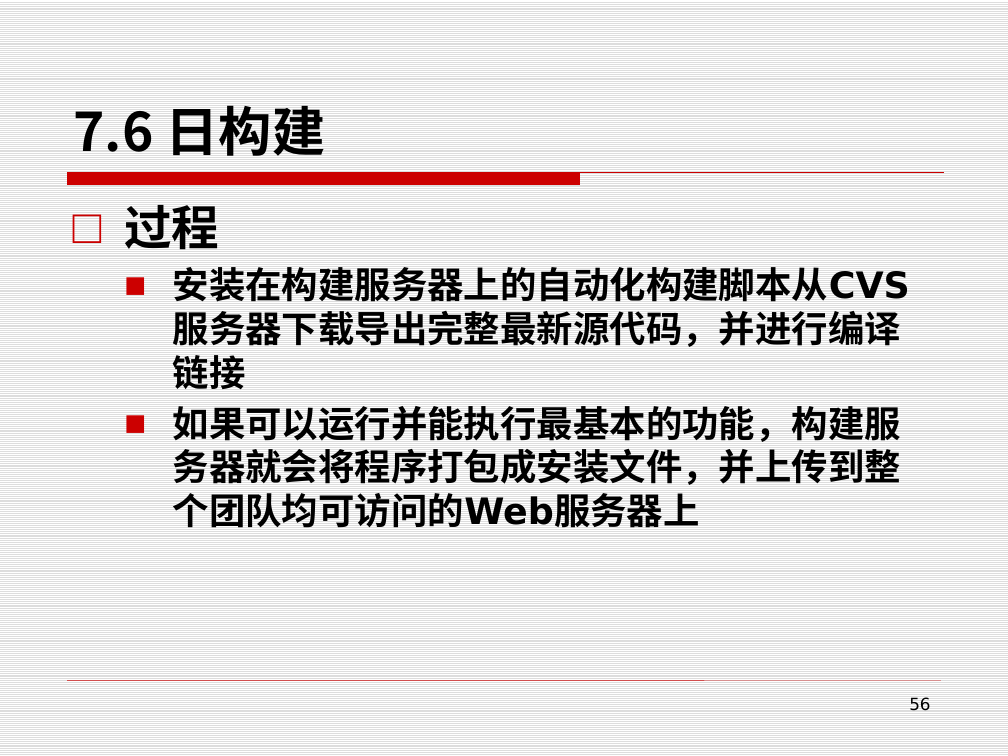
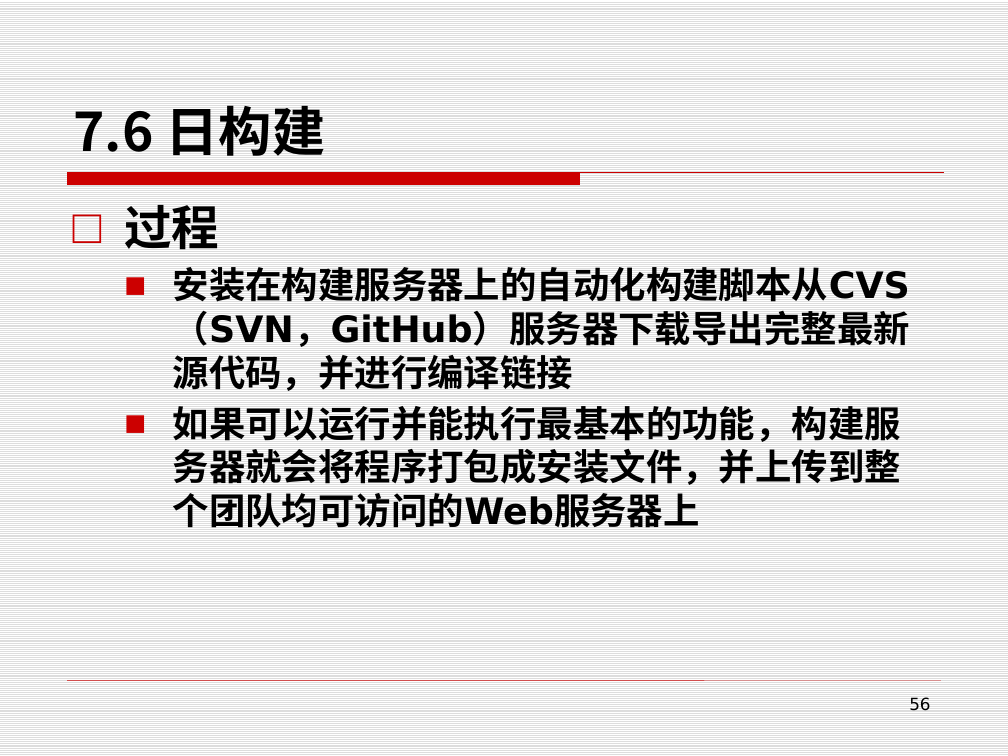
Before and after one commit to edu2act/course-foundation-software-tesing, a slide deck: slide 56 of PPT/第三部分 软件测试应用/7 单元测试.pptx. Drawn at 1008x756 pixels with LibreOffice and Linux fonts; fonts in the diff are those of the drawing. Boxes give left, top, right and bottom in pixels: in the first picture for what was removed or moved away, otherwise in the second. Text is boxed around its words. In the diff, an @@ line names an element or a change of style, - is before the commit and + after.

```diff
--- a/PPT/第三部分 软件测试应用/7 单元测试.pptx
+++ b/PPT/第三部分 软件测试应用/7 单元测试.pptx
@@ text at (173, 267, 910, 391): text changed @@
-  ■ 安装在构建服务器上的自动化构建脚本从CVS服务器下载导出完整最新源代码，并进行编译链接
+  ■ 安装在构建服务器上的自动化构建脚本从CVS（SVN，GitHub）服务器下载导出完整最新源代码，并进行编译链接
```
Also in this commit, not shown: 1 other slide changed, 2 other files.
